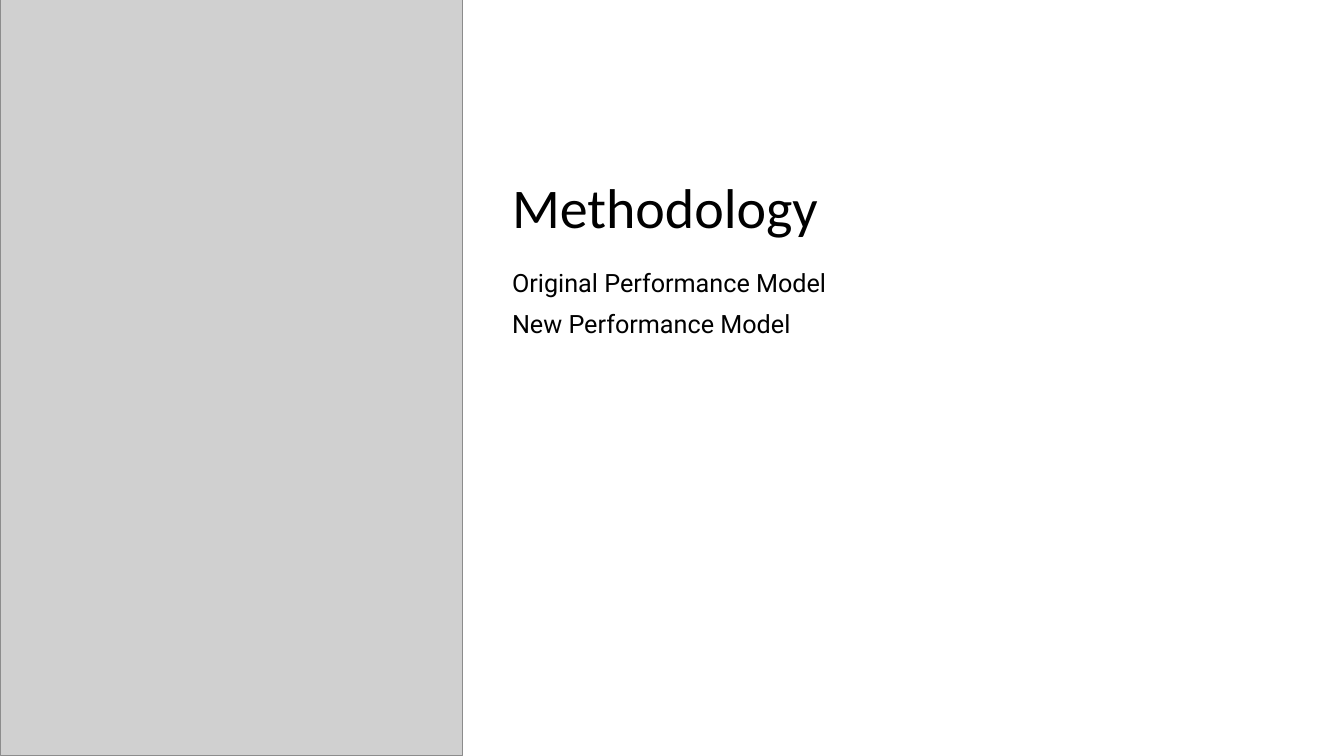
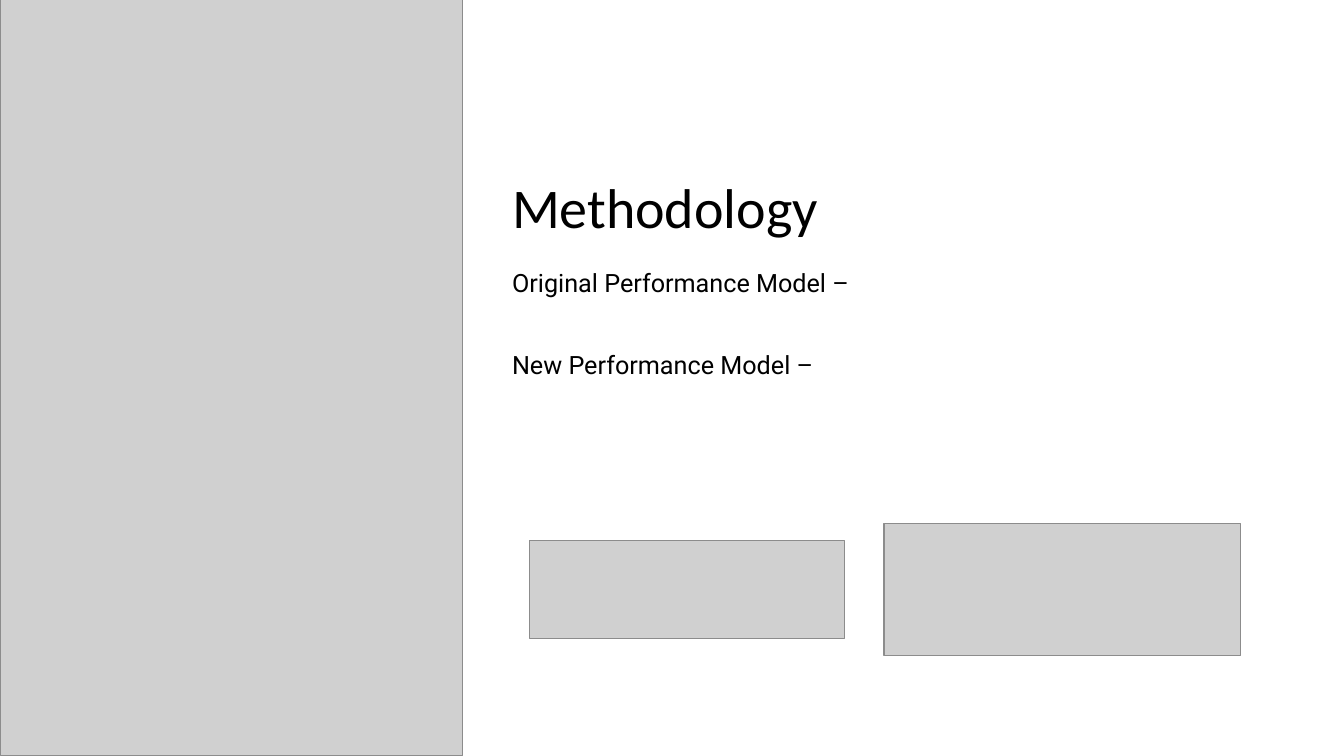
Before and after one commit to andrewqsmith/Block-Size-Optimization-for-VBASBS-Queueing-Model-for-Blockchain, a slide deck: slide 4 of Group Presentation.pptx (slide 5 before the commit). Drawn at 1344x756 pixels with LibreOffice and Linux fonts; fonts in the diff are those of the drawing; grey boxes stand for pictures. Boxes give left, top, right and bottom in pixels: in the first picture for what was removed or moved away, otherwise in the second. Text is boxed around its words. In the diff, an @@ line names an element or a change of style, - is before the commit and + after.

Commit message:
Presentation update

```diff
--- a/Group Presentation.pptx
+++ b/Group Presentation.pptx
@@ text at <box>512,273,826,375</box>: text changed @@
-Original Performance Model
-New Performance Model
+Original Performance Model –
+New Performance Model –
@@ picture added at <box>884,523,1241,655</box> @@
@@ picture added at <box>529,540,844,638</box> @@
```
Also in this commit, not shown: 1 other slide changed, 4 slides added, 5 slides removed.
